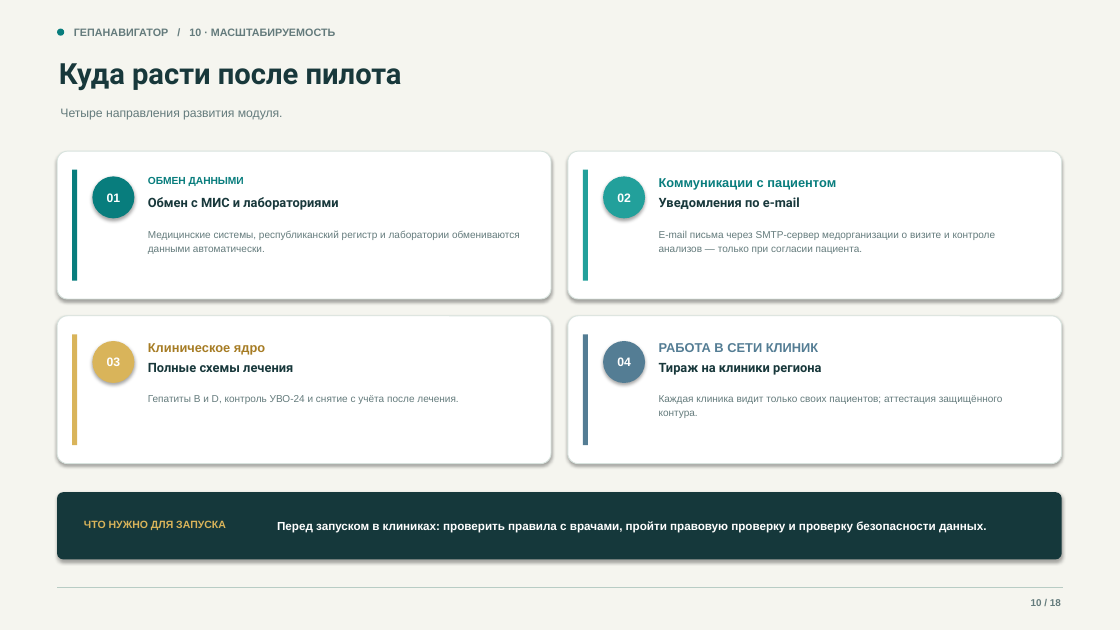
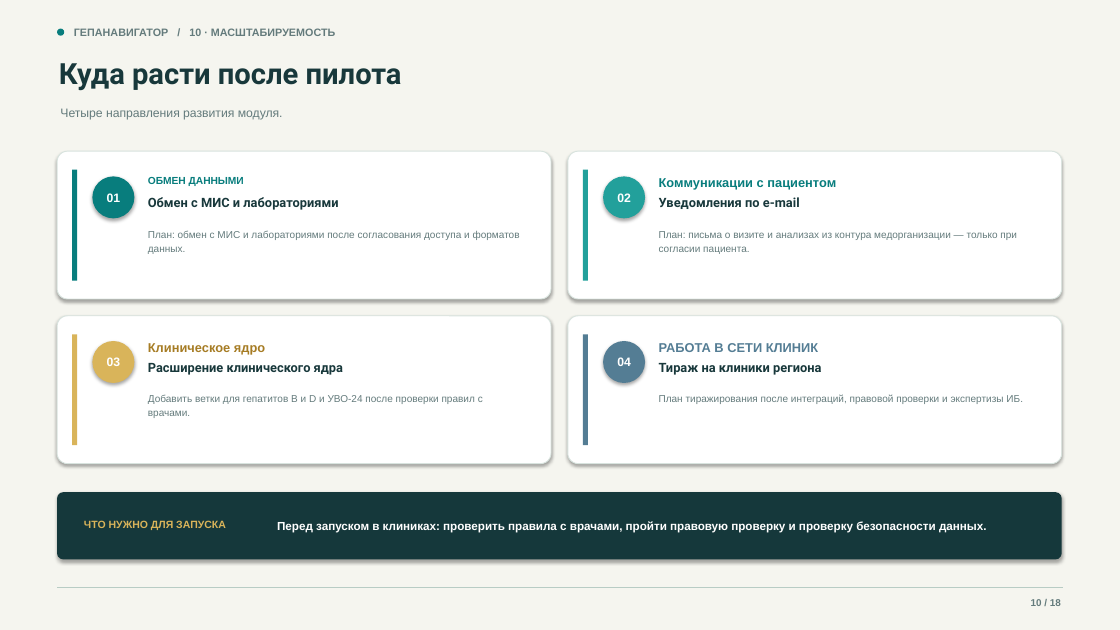
Before and after one commit to devenportg/GepaNavigator, a slide deck: slide 10 of deliverables/GepaNavigator_release.pptx. Drawn at 1120x630 pixels with LibreOffice and Linux fonts; fonts in the diff are those of the drawing. Boxes give left, top, right and bottom in pixels: in the first picture for what was removed or moved away, otherwise in the second. Text is boxed around its words. In the diff, an @@ line names an element or a change of style, - is before the commit and + after.

```diff
--- a/deliverables/GepaNavigator_release.pptx
+++ b/deliverables/GepaNavigator_release.pptx
@@ text at <box>148,231,520,254</box>: text changed @@
-Медицинские системы, республиканский регистр и лаборатории обмениваются данными автоматически.
+План: обмен с МИС и лабораториями после согласования доступа и форматов данных.
@@ text at <box>659,231,1017,254</box>: text changed @@
-E-mail письма через SMTP-сервер медорганизации о визите и контроле анализов — только при согласии пациента.
+План: письма о визите и анализах из контура медорганизации — только при согласии пациента.
@@ text at <box>148,363,343,375</box>: text changed @@
-Полные схемы лечения
+Расширение клинического ядра
@@ text at <box>148,395,483,418</box>: text changed @@
-Гепатиты B и D, контроль УВО-24 и снятие с учёта после лечения.
+Добавить ветки для гепатитов B и D и УВО-24 после проверки правил с врачами.
@@ text at <box>659,395,1023,404</box>: text changed @@
-Каждая клиника видит только своих пациентов; аттестация защищённого контура.
+План тиражирования после интеграций, правовой проверки и экспертизы ИБ.
```
Also in this commit, not shown: 10 other slides changed, 9 other files.
